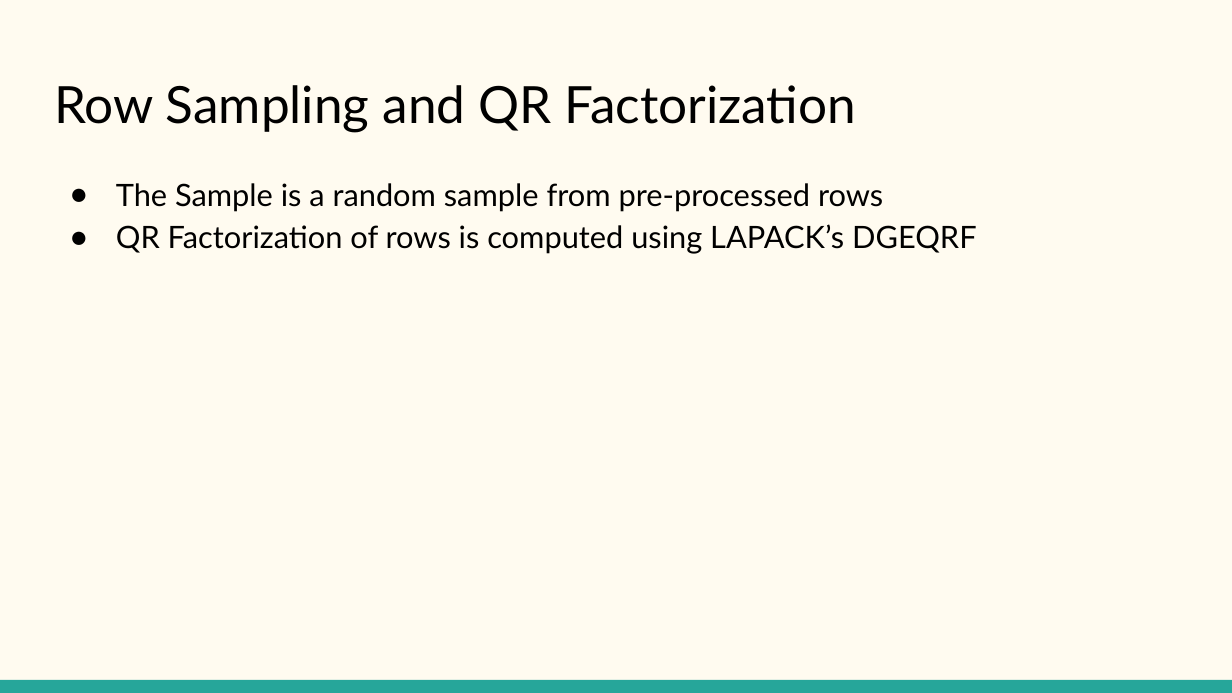
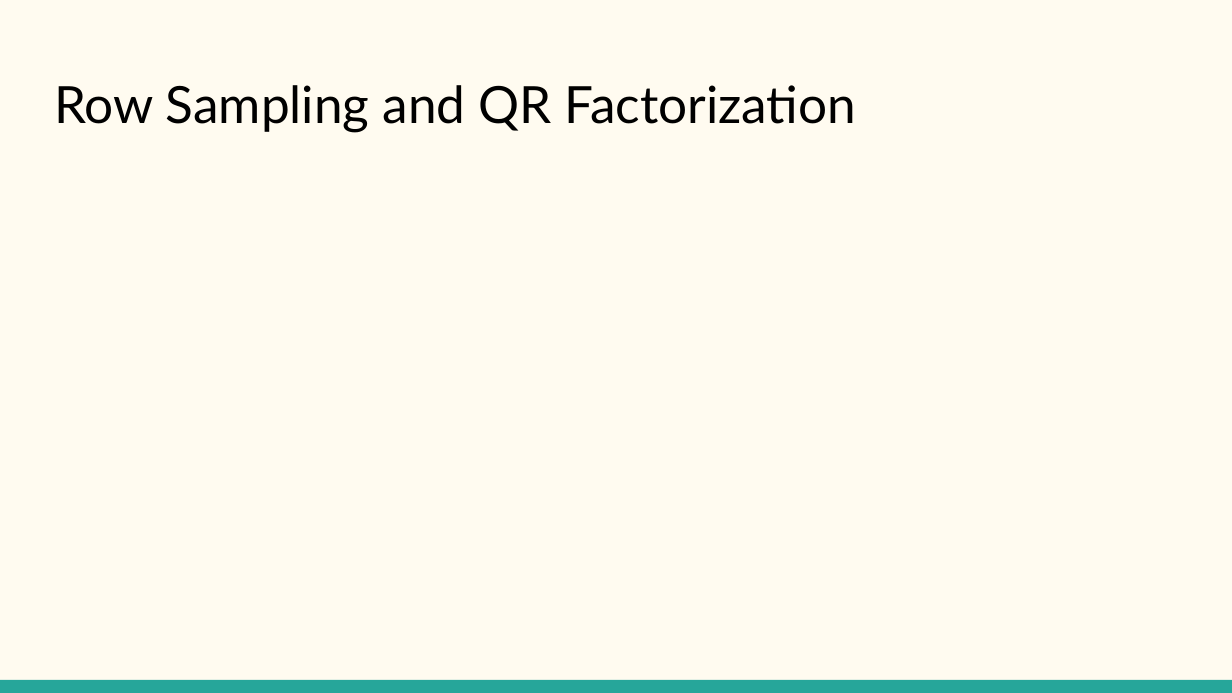
Before and after one commit to dolsob/Randomized-Algorithms-Project, a slide deck: slide 8 of Blendenpik Presentation.pptx. Drawn at 1232x693 pixels with LibreOffice and Linux fonts; fonts in the diff are those of the drawing; grey boxes stand for pictures. Boxes give left, top, right and bottom in pixels: in the first picture for what was removed or moved away, otherwise in the second. Text is boxed around its words. In the diff, an @@ line names an element or a change of style, - is before the commit and + after.

```diff
--- a/Blendenpik Presentation.pptx
+++ b/Blendenpik Presentation.pptx
@@ text removed at bbox=[116, 183, 977, 254] @@
-● The Sample is a random sample from pre-processed rows
-● QR Factorization of rows is computed using LAPACK’s DGEQRF
```
Also in this commit, not shown: 5 other slides changed, 1 slide added, 1 other file.
